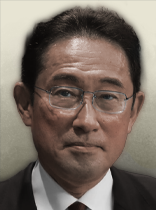
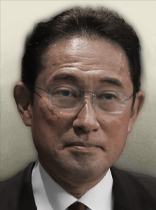
Two versions of the same layered image (156x210). Layer-by-layer changes:
painted on "레이어 17" over <box>51,89,124,106</box>
painted on "레이어 13" over <box>14,42,137,186</box>
